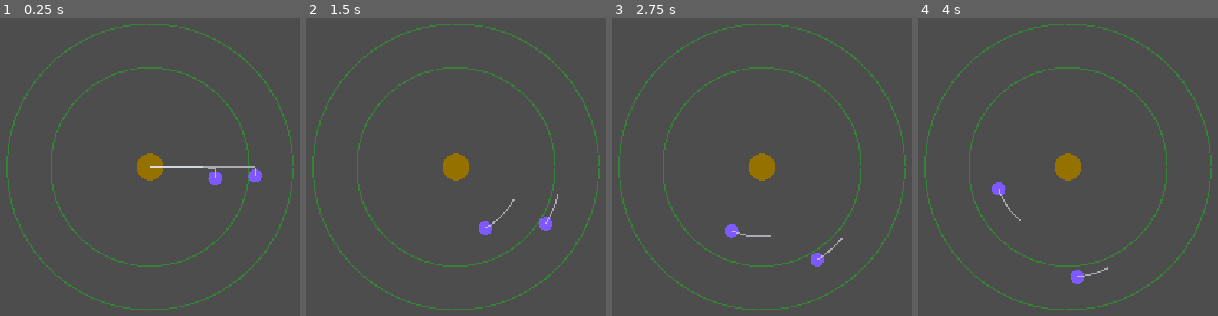
Above: before the commit, frames 1-4 (left to right).
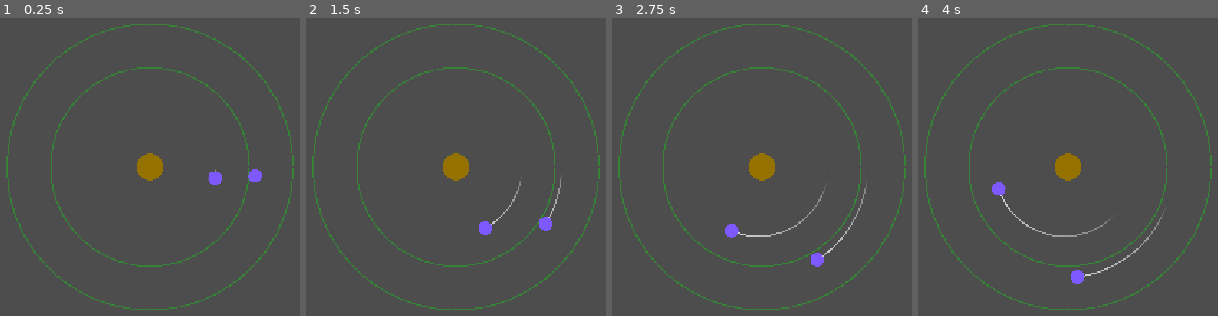
Above: after the commit, the same moments.

Repository: EvaPelko/AgriQuest
Game: Godot game, scene res://scenes/system.tscn
Two runs of this game, one before a commit and one after it. Both use one fixed random seed, a clock stepped at 60 frames per second and the inputs below.
Inputs (mouse positions are in pixels of both pictures, inside the frame that each line leads up to):
- Up to frame 1 (0.25 s): no input
- Up to frame 2 (1.5 s): tap Enter at 0.5 s; move the mouse to (561, 187) at 0.52 s; click (561, 187) at 0.67 s; move the mouse to (495, 220) at 1.27 s; click (495, 220) at 1.42 s
- Up to frame 3 (2.75 s): move the mouse to (843, 68) at 2.02 s; click (843, 68) at 2.17 s
- Up to frame 4 (4 s): move the mouse to (1029, 256) at 2.77 s; click (1029, 256) at 2.92 s; move the mouse to (outside the picture) at 3.52 s; click (outside the picture) at 3.67 s

The runs differ from the first frame. In frame 1, 0.3% of the frame differs, in the area x 50-86%, y 49-54%; in frame 2, less than 0.1%; in frame 3, 0.3%; in frame 4, 0.4%, in the area x 27-82%, y 57-87%.

Commit message:
add orbit line2d gradient

Diff:
--- a/solar-system/scenes/planet.gd
+++ b/solar-system/scenes/planet.gd
@@ -3,7 +3,7 @@
 @export_category("Orbit Configuration")
 @export var semi_major_axis: float = 160.0  # Size of the orbit
 @export var eccentricity: float = 0.05     # Oval shape (0 = perfect circle, 0.9 = flat oval)
-@export var max_trail_length: int = 50 # Controls how long the trail is
+@export var max_trail_length: int = 200 # Controls how long the trail is
 #@export var orbit_speed: float = 20000.0
 #@export var star_gravity_strength: float = 500000.0
 
@@ -85,9 +85,10 @@
 	position = Vector2(x, y)
 
 	# --- Trail Logic ---
-	line_2d.add_point(global_position)
-	if line_2d.get_point_count() > max_trail_length:
-		line_2d.remove_point(0)
+	if position != Vector2.ZERO:
+		line_2d.add_point(global_position)
+		if line_2d.get_point_count() > max_trail_length:
+			line_2d.remove_point(0)
 
 	# Mathematically checks if the entire elliptical orbit resides in the Goldilocks zone
 func check_orbit_habitability() -> void:
--- a/solar-system/scenes/planet.tscn
+++ b/solar-system/scenes/planet.tscn
@@ -5,6 +5,10 @@
 [sub_resource type="CircleShape2D" id="CircleShape2D_pyfwd"]
 
 [sub_resource type="SphereMesh" id="SphereMesh_pyfwd"]
+
+[sub_resource type="Gradient" id="Gradient_cktii"]
+offsets = PackedFloat32Array(0, 0.21568628, 1)
+colors = PackedColorArray(0, 0, 0, 0, 0.72464263, 0.7246426, 0.7246426, 0.54509807, 0.8474744, 0.84747446, 0.84747446, 1)
 
 [node name="Planet" type="Node2D" unique_id=1024953742]
 
@@ -38,5 +42,7 @@
 mesh = SubResource("SphereMesh_pyfwd")
 
 [node name="Line2D" type="Line2D" parent="AnimatableBody2D" unique_id=767158059]
+z_index = -1
 width = 2.0
 default_color = Color(0.93333334, 0.9490196, 1, 0.58431375)
+gradient = SubResource("Gradient_cktii")
